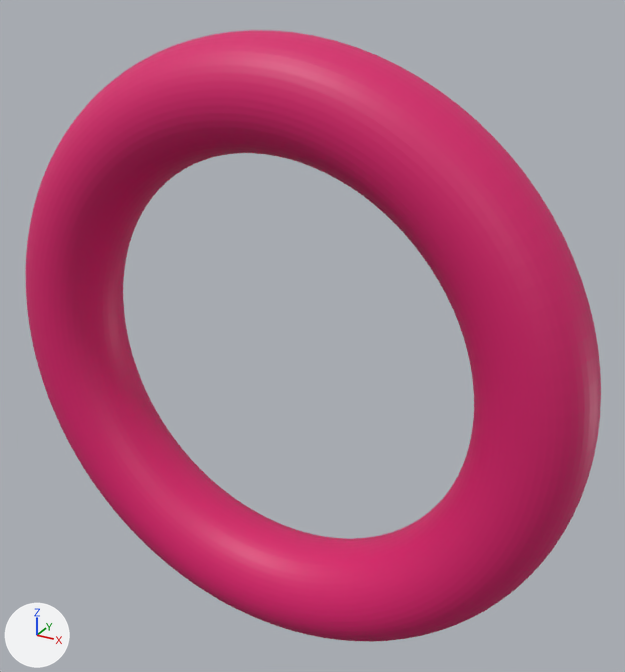
The glTF model assets/torus_grid_sweep/torus_R4_r2.glb as it was, and as the next commit left it.
Both versions are drawn from a 50 mm camera at (14.8, -24.1, 13.4) aimed at (1.0, 1.0, 0.9). Arrows for +X, +Y and +Z are at lower left; the lights stay in place. The picture after the commit comes second. Where no turn or scale is listed for an object, it has been applied to the vertices.

Names of what the first picture shows: 'geometry_0'.
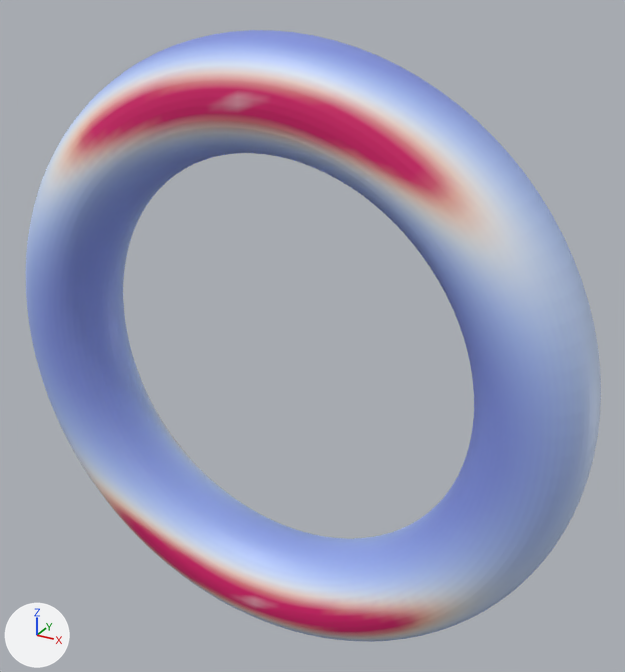
What differs and where, as boxes [x1, y1, x2, y2] in the pictures (625 x 672 px):
part 1 of me_geometry_0, recoloured (pink to blue): [26, 30, 600, 642] in both
part 2 of me_geometry_0, recoloured: [66, 73, 471, 638] in both
part 3 of me_geometry_0, recoloured: [37, 58, 601, 641] in both

The edits, one by one:
me_geometry_0 has 5000 vertices, 10000 faces and spans x -11.3..11.3, y -1.9..1.9, z -11.3..11.3.
me_geometry_0 is used by ob_geometry_0; location (0.0, 0.0, 0.0).
me_geometry_0 part 1: 5786 faces centred in x -11.3..11.3, y -1.9..1.5, z -11.3..11.3 are repainted in the vertex colours; the middle colour goes from pink #da1c6c to blue #a0b6f2.
me_geometry_0 part 2: 1042 faces centred in x -8.3..8.3, y -1.9..1.9, z -10.1..10.1 are repainted in the vertex colours; the middle colour goes from pink #da1c6c to pink #eb9698.
me_geometry_0 part 3: 2646 faces centred in x -11.3..11.3, y -1.9..1.9, z -10.5..10.5 are repainted in the vertex colours; the middle colour goes from pink #da1c6c to white #e8e8f5.
